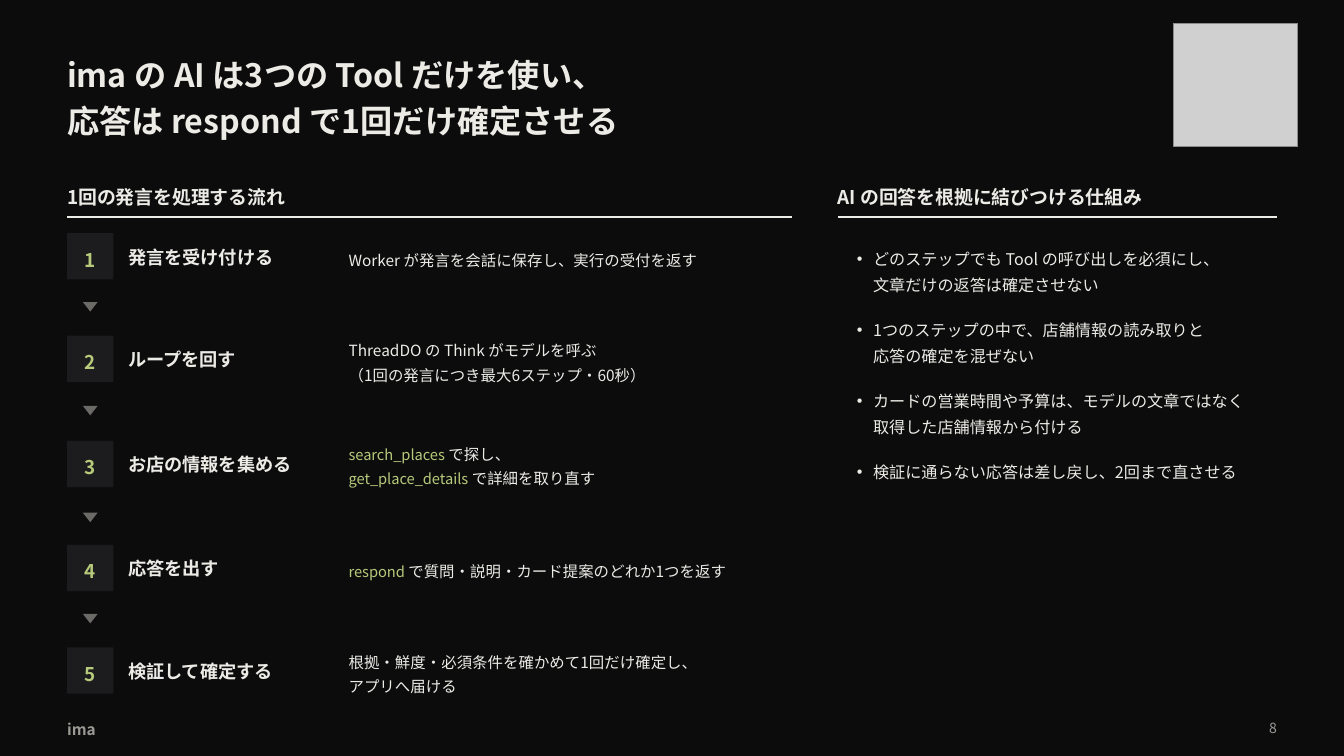
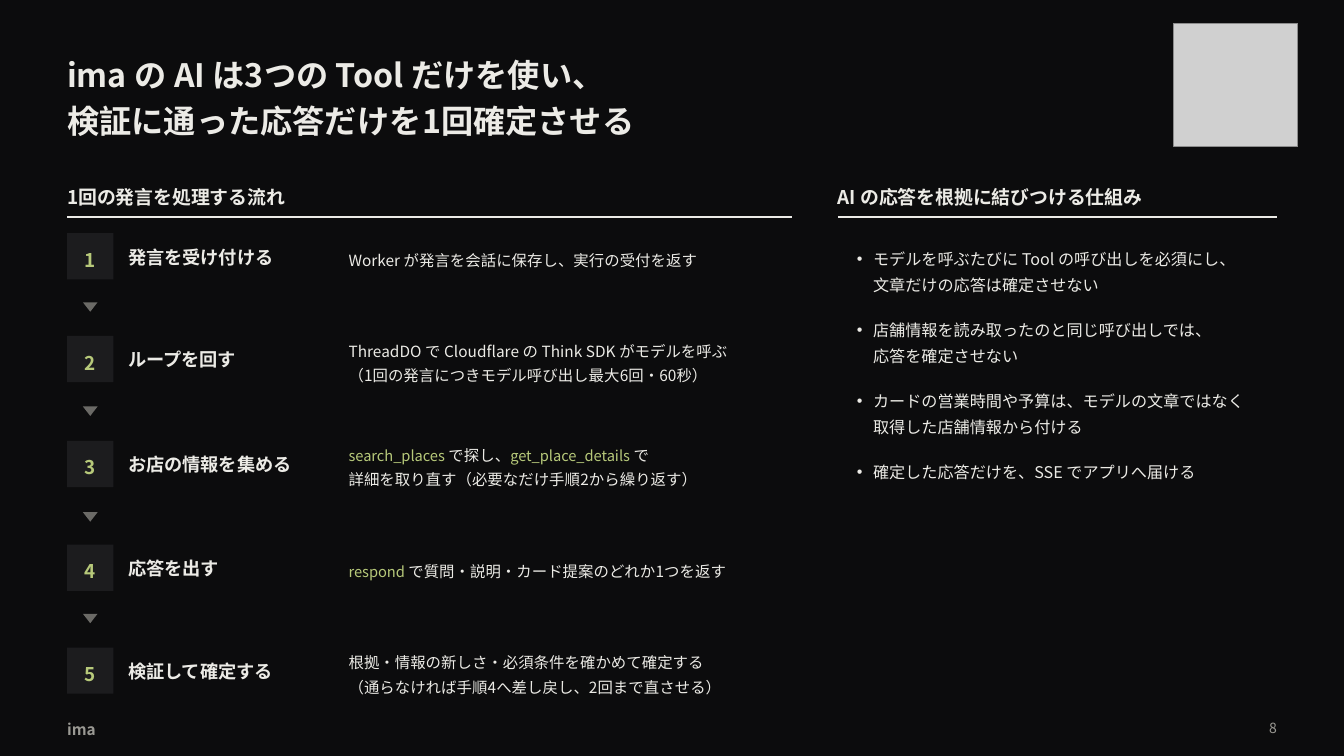
Before and after one commit to takapom/ima-app, a slide deck: slide 9 of docs/pitch/ima-pitch.pptx. Drawn at 1344x756 pixels with LibreOffice and Linux fonts; fonts in the diff are those of the drawing; grey boxes stand for pictures. Boxes give left, top, right and bottom in pixels: in the first picture for what was removed or moved away, otherwise in the second. Text is boxed around its words. In the diff, an @@ line names an element or a change of style, - is before the commit and + after.

```diff
--- a/docs/pitch/ima-pitch.pptx
+++ b/docs/pitch/ima-pitch.pptx
@@ text at (67,105,634,136): text changed @@
-応答は respond で1回だけ確定させる
+検証に通った応答だけを1回確定させる
@@ text at (838,188,1142,206): text changed @@
-AI の回答を根拠に結びつける仕組み
+AI の応答を根拠に結びつける仕組み
@@ text at (873,251,1235,293): text changed @@
-• どのステップでも Tool の呼び出しを必須にし、
-  文章だけの返答は確定させない
+• モデルを呼ぶたびに Tool の呼び出しを必須にし、
+  文章だけの応答は確定させない
@@ text at (873,322,1211,364): text changed @@
-• 1つのステップの中で、店舗情報の読み取りと
-  応答の確定を混ぜない
+• 店舗情報を読み取ったのと同じ呼び出しでは、
+  応答を確定させない
@@ text at (349,344,727,383): text changed @@
-ThreadDO の Think がモデルを呼ぶ
-（1回の発言につき最大6ステップ・60秒）
+ThreadDO で Cloudflare の Think SDK がモデルを呼ぶ
+（1回の発言につきモデル呼び出し最大6回・60秒）
@@ text at (349,448,697,487): text changed @@
-search_places で探し、
-get_place_details で詳細を取り直す
+search_places で探し、get_place_details で
+詳細を取り直す（必要なだけ手順2から繰り返す）
@@ text at (873,464,1195,480): text changed @@
-• 検証に通らない応答は差し戻し、2回まで直させる
+• 確定した応答だけを、SSE でアプリへ届ける
@@ text at (349,655,722,695): text changed @@
-根拠・鮮度・必須条件を確かめて1回だけ確定し、
-アプリへ届ける
+根拠・情報の新しさ・必須条件を確かめて確定する
+（通らなければ手順4へ差し戻し、2回まで直させる）
```
Also in this commit, not shown: 3 other slides changed, 1 other file.
